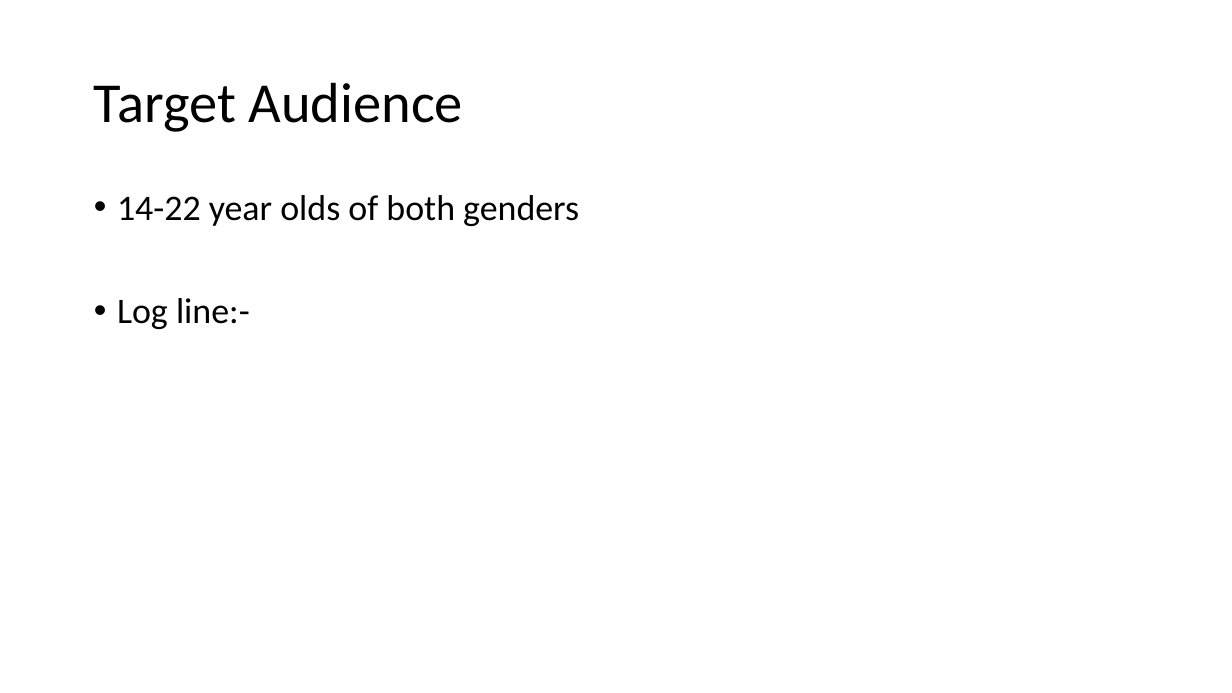
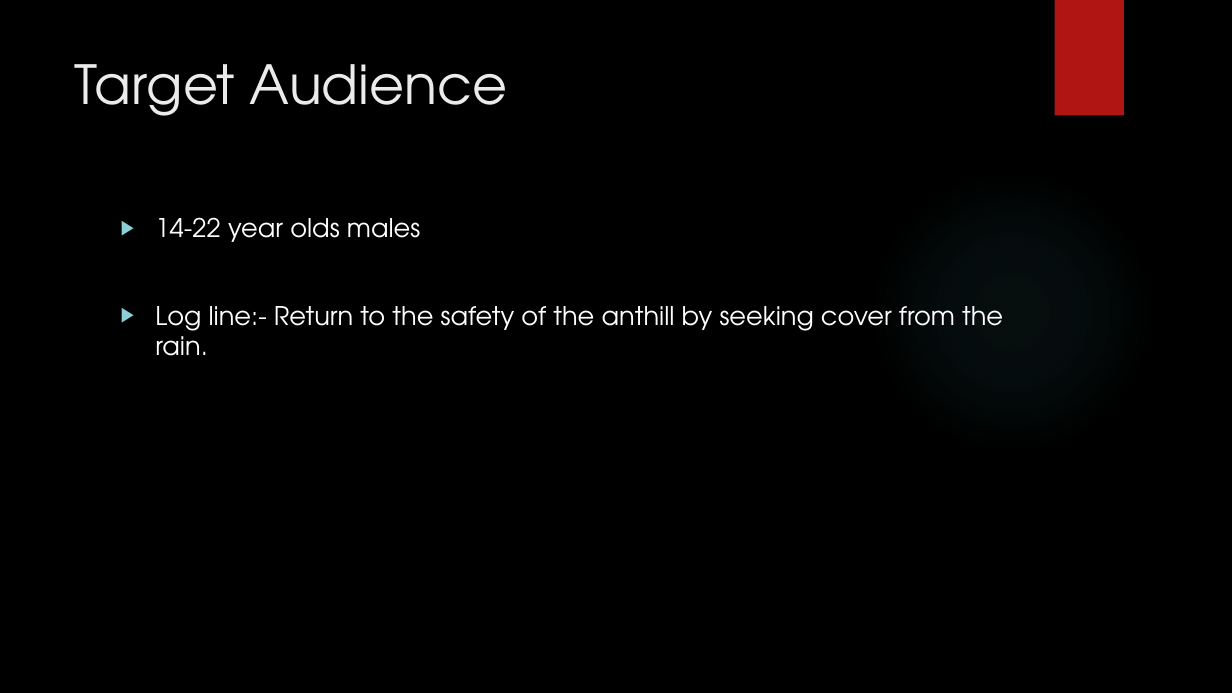
Before and after one commit to UoSGamesGroups/first-semester-group-19, a slide deck: slide 3 of Presentations/Group 19 - Presentation 1.pptx (slide 2 before the commit). Drawn at 1232x693 pixels with LibreOffice and Linux fonts; fonts in the diff are those of the drawing; background and template pictures are left out. Boxes give left, top, right and bottom in pixels: in the first picture for what was removed or moved away, otherwise in the second. Text is boxed around its words. In the diff, an @@ line names an element or a change of style, - is before the commit and + after.

```diff
--- a/Presentations/Group 19 - Presentation 1.pptx
+++ b/Presentations/Group 19 - Presentation 1.pptx
@@ background #FFFFFF to picture (left out) @@
@@ rectangle added at (x1=1055, y1=0, x2=1124, y2=116), fill #B01513 @@
@@ title "Target Audience" moved from (x1=94, y1=82, x2=463, y2=132) to (x1=75, y1=64, x2=507, y2=116) @@
@@ title "Target Audience" at (x1=75, y1=64, x2=507, y2=116): size 44 to 42 pt, font Calibri to TeX Gyre Adventor, text colour #000000 to #EBEBEB; line spacing 0.9 to 1; vertical alignment middle to top @@
@@ ellipse added at (x1=870, y1=169, x2=1154, y2=454), fill gradient #50B9C1 @@
@@ text at (x1=155, y1=217, x2=1003, y2=356): text changed; size 28 to 20 pt; font Calibri to TeX Gyre Adventor; text colour #000000 to #FFFFFF @@
-• 14-22 year olds of both genders
-• Log line:-
+▶ 14-22 year olds males
+▶ Log line:- Return to the safety of the anthill by seeking cover from the rain.
```
Also in this commit, not shown: 6 other slides changed, 1 slide added, 1 slide removed, 1 other file.
